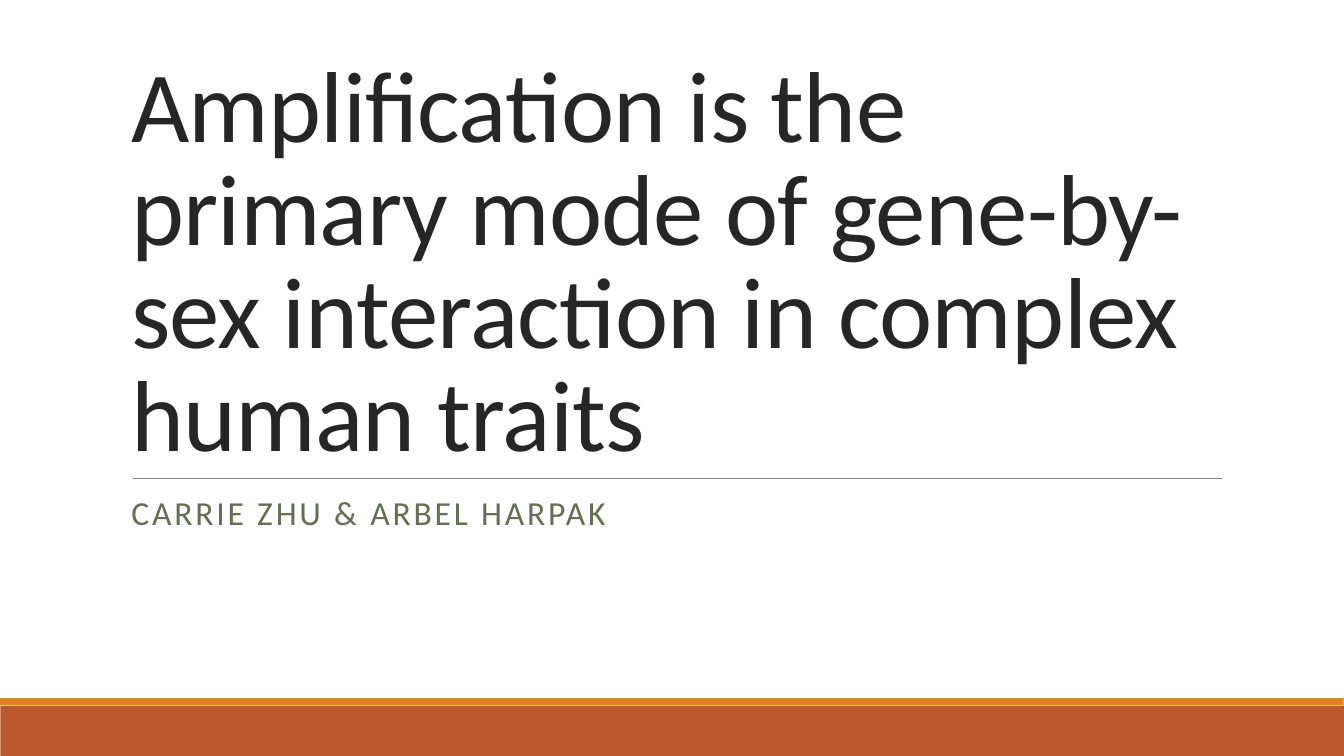
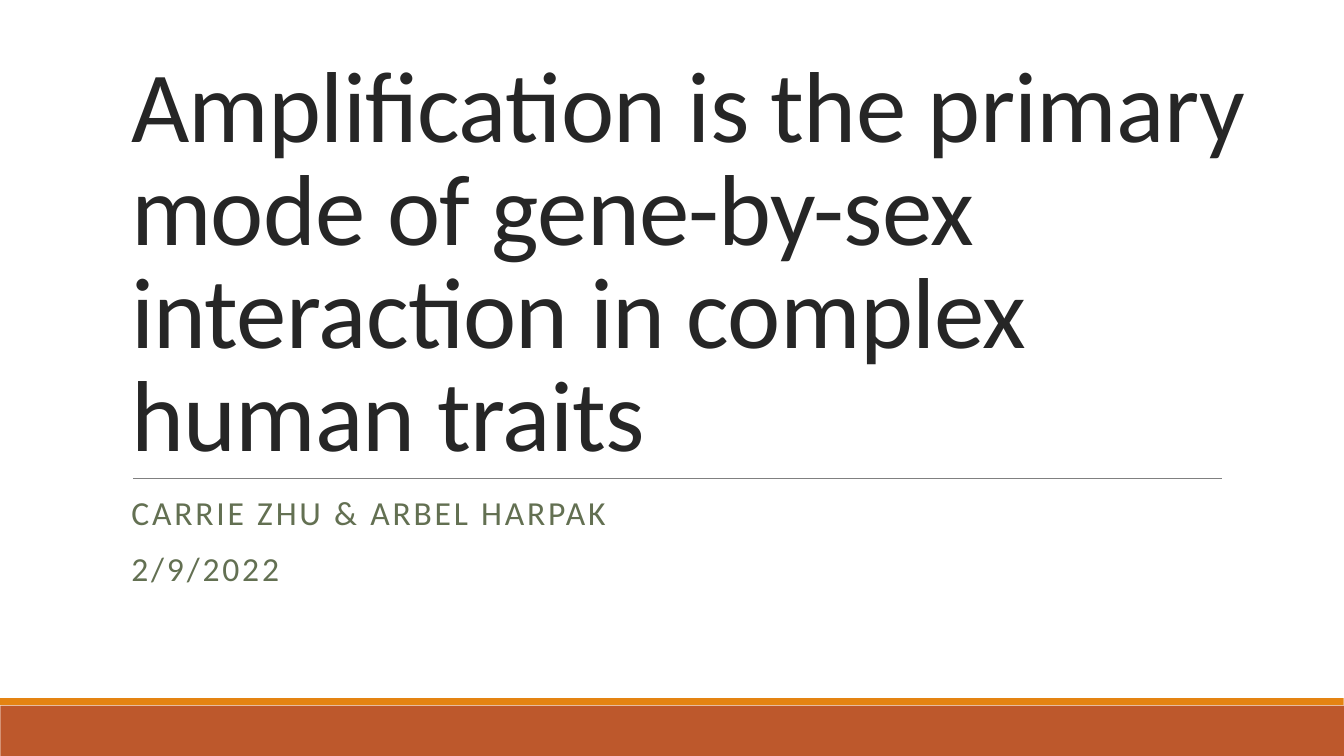
Before and after one commit to cz5959/GWAS-frontera, a slide deck: slide 1 of _PowerPoints/Wednesday Meeting Feb 9.pptx. Drawn at 1344x756 pixels with LibreOffice and Linux fonts; fonts in the diff are those of the drawing. Boxes give left, top, right and bottom in pixels: in the first picture for what was removed or moved away, otherwise in the second. Text is boxed around its words. In the diff, an @@ line names an element or a change of style, - is before the commit and + after.

```diff
--- a/_PowerPoints/Wednesday Meeting Feb 9.pptx
+++ b/_PowerPoints/Wednesday Meeting Feb 9.pptx
@@ title "Amplification is the primary mode ..." rewrapped from <box>131,72,1182,452</box> to <box>131,72,1245,452</box> @@
@@ subtitle at <box>131,557,279,583</box>: paragraph added @@
+2/9/2022
```
Also in this commit, not shown: 7 other slides changed, 7 slides added, 3 slides removed, 50 other files.
